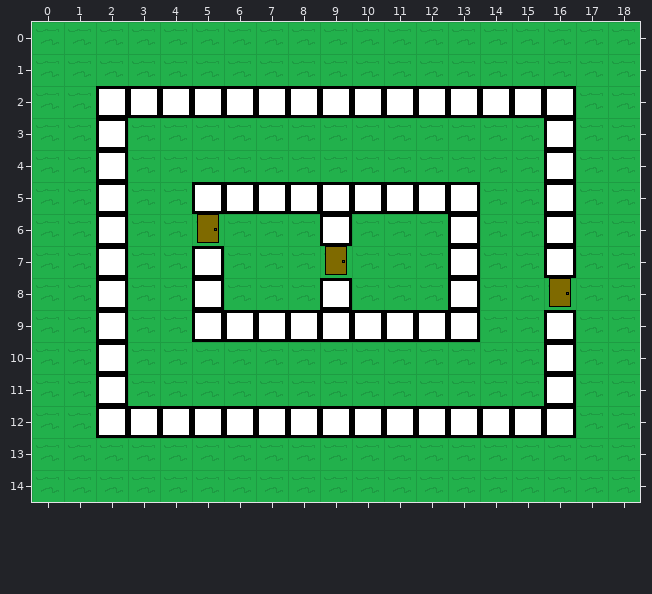
Tiled map -- android/assets/MapsObjects/Path1Level2.tmx. This is how it looked before the edit.
Cells are 32x32 px. Shown: x 0..18, y 0..14.
The result:
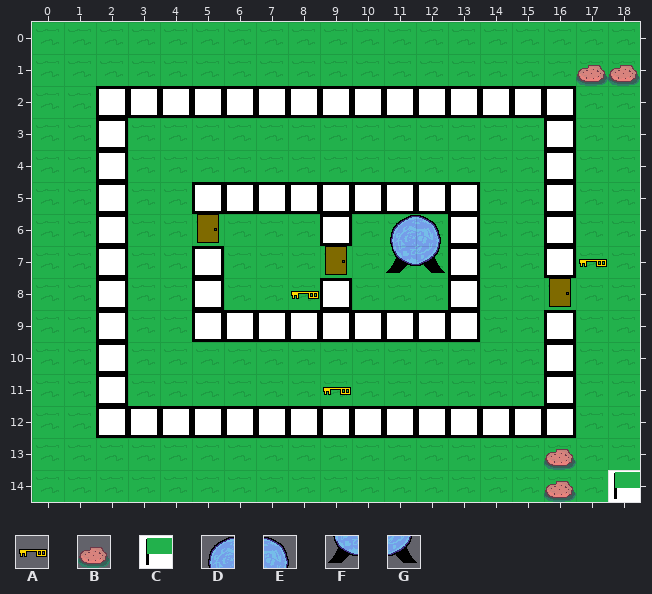
Key: from "Key": A 0; from "SmallRock": B 0; from "Start": C 0; from "Warpgate": D 0, E 1, F 2, G 3.
_ is an empty cell.
Edits made:
Layer "Objects":
The author put tile A in row 7 at x 17; in row 8 at x 8; in row 11 at x 9.
The author put tile B in row 1 at x 17 to 18; in rows 13 to 14 at x 16.
The author put tile C in row 14 at x 18.
The author put tile D in row 6 at x 11.
The author put tile E in row 6 at x 12.
The author put tile F in row 7 at x 11.
The author put tile G in row 7 at x 12.
Boxes around the changes in both pictures, in picture pixels (x1, y1, x2, y2):
added: (576, 65, 640, 86)
added: (386, 215, 445, 273)
added: (579, 259, 607, 267)
added: (291, 291, 319, 299)
added: (323, 387, 351, 395)
added: (544, 449, 576, 502)
added: (608, 470, 640, 502)
